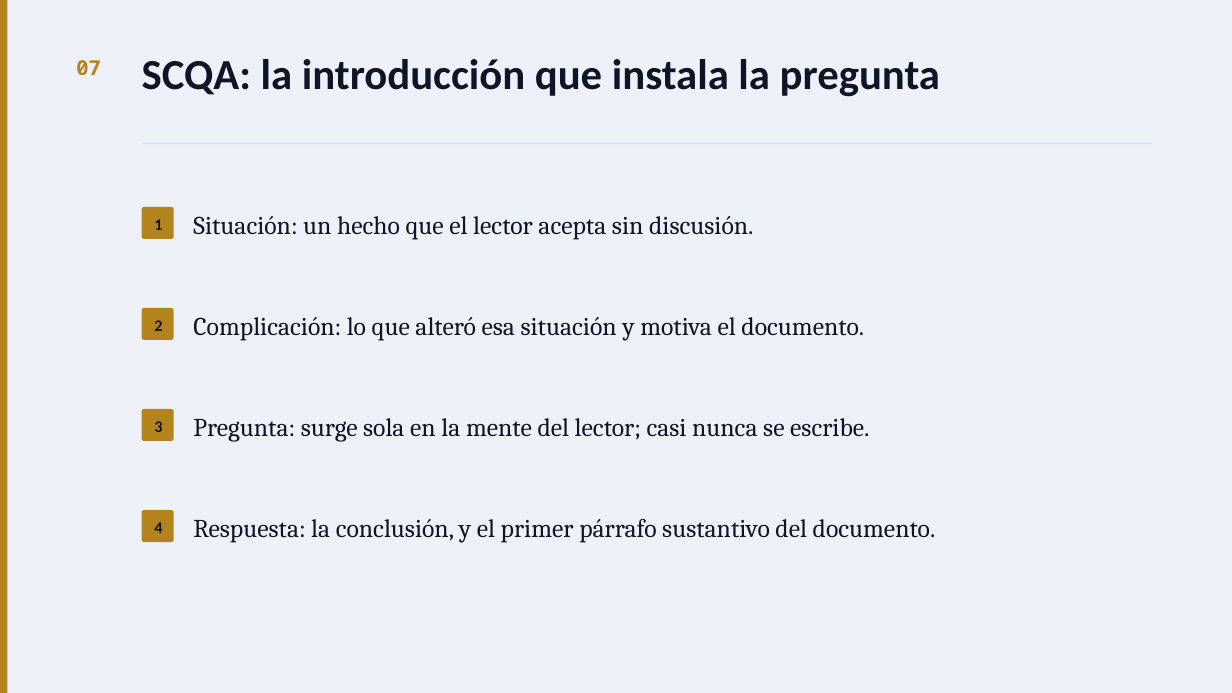
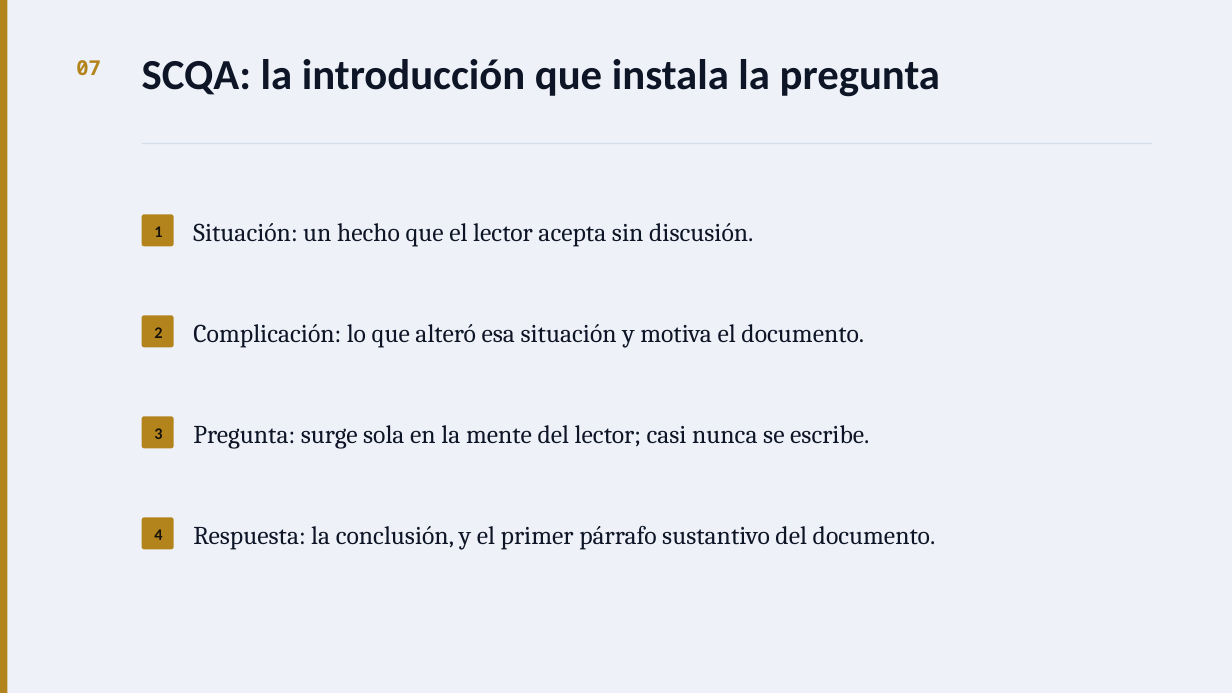
Before and after one commit to jonathanvazh/conclusion-first, a slide deck: slide 8 of Taller-conclusion-primero.pptx. Drawn at 1232x693 pixels with LibreOffice and Linux fonts; fonts in the diff are those of the drawing. Boxes give left, top, right and bottom in pixels: in the first picture for what was removed or moved away, otherwise in the second. Text is boxed around its words. In the diff, an @@ line names an element or a change of style, - is before the commit and + after.

```diff
--- a/Taller-conclusion-primero.pptx
+++ b/Taller-conclusion-primero.pptx
@@ 4 rounded rectangles: place and size @@
-4 rounded rectangles at [142, 207, 174, 542]
+4 rounded rectangles at [142, 214, 174, 549]
@@ 4 texts: place and size @@
-4 texts at [193, 216, 936, 543]
+4 texts at [193, 223, 936, 550]
```
Also in this commit, not shown: 9 other slides changed, 13 other files.
